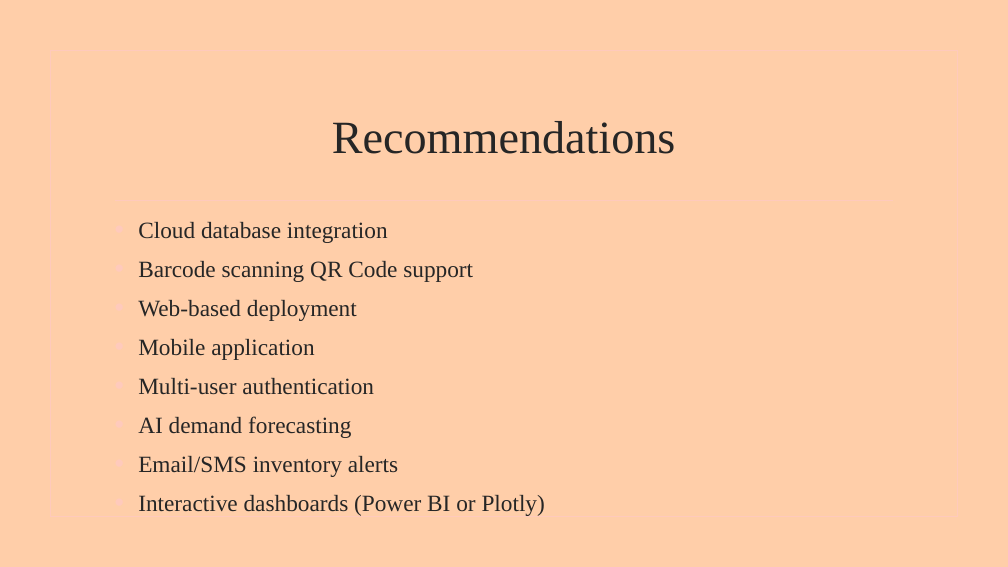
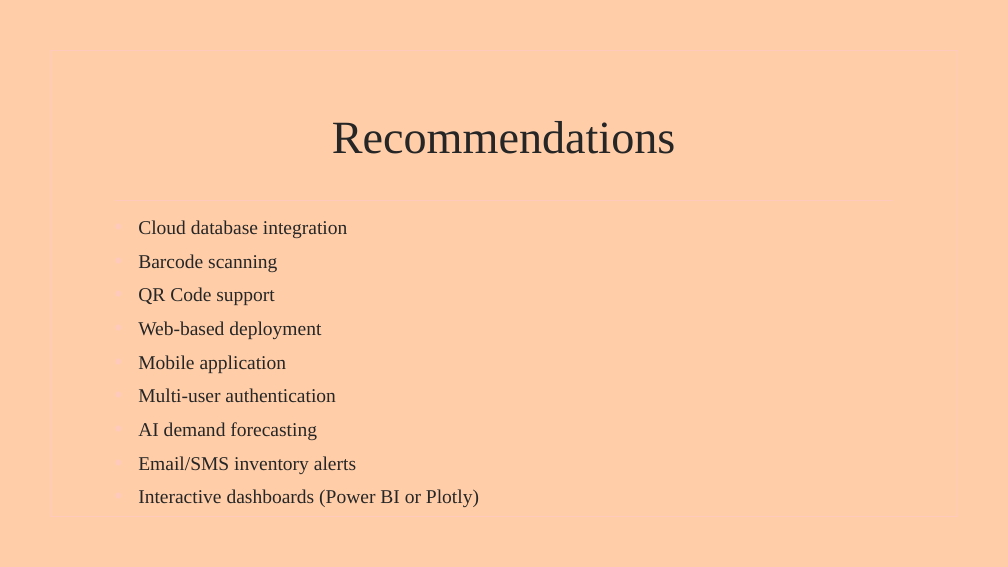
Before and after one commit to Ayomikun721/PYTHON-SYNTHAX, a slide deck: slide 24 of AYOMIKUN PYTHON SYNTHAX.pptx (slide 22 before the commit). Drawn at 1008x567 pixels with LibreOffice and Linux fonts; fonts in the diff are those of the drawing; background and template pictures are left out. Boxes give left, top, right and bottom in pixels: in the first picture for what was removed or moved away, otherwise in the second. Text is boxed around its words. In the diff, an @@ line names an element or a change of style, - is before the commit and + after.

```diff
--- a/AYOMIKUN PYTHON SYNTHAX.pptx
+++ b/AYOMIKUN PYTHON SYNTHAX.pptx
@@ text at bbox=[138, 220, 479, 507]: size 22.2 to 18.6 pt in "Cloud database integration", "Web-based deployment", "Mobile application", "Multi-user authentication" and 3 more places @@
@@ text at bbox=[138, 254, 277, 305]: text changed; size 22.2 to 18.6 pt @@
-• Barcode scanning QR Code support
+• Barcode scanning
+• QR Code support
```
Also in this commit, not shown: 13 other slides changed, 3 slides added, 1 slide removed, 1 other file.
